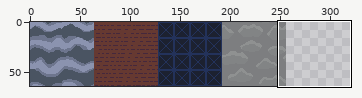
A pixel-art file gets an edit: assets/tile_backgrounds.aseprite. Above: a wide view before the commit, with the close-up outlined.
Close-up. Earlier state:
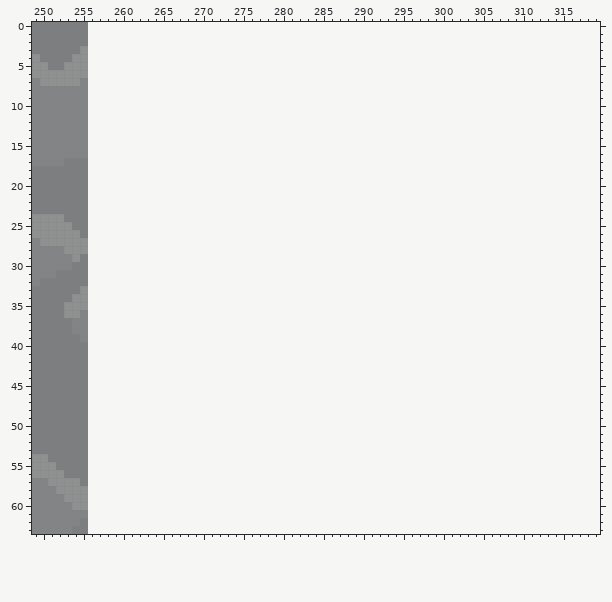
256x64 pixels, 1 frame. Colours within 5 levels of each other are drawn and written as one. Shown: x 249..319, y 0..63. The old version is drawn lined up with the new one, on the new canvas.
Now the later version:
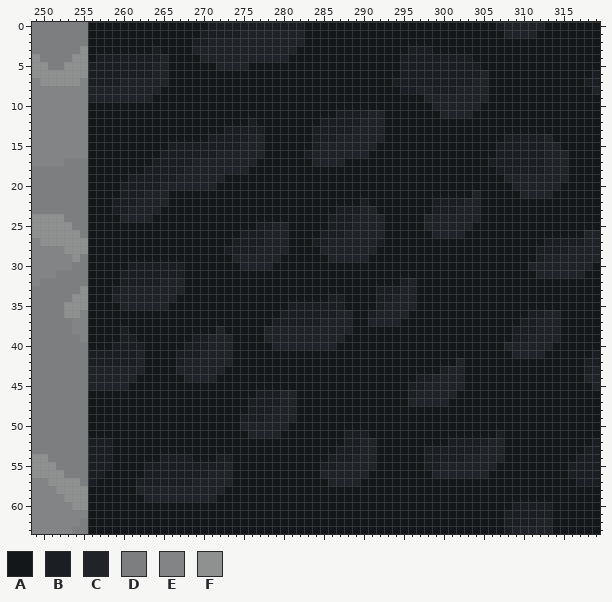
Palette (. is transparent): A #14171a  B #1b1e22  C #202328  D #7d7e80  E #828485  F #8f9191
Diff:
canvas 256x64 -> 320x64
Changed rows in their new state; - is an unchanged pixel.
first column x 256:
 0 AAAAAAAAAAAAAAABBBBBBBBBBBBAAAAAAAAAAAAAAAAAAAAAAAABCCCCCAAAAAAA
 1 AAAAAAAAAAAAAABBBBBCCCCCCCCAAAAAAAAAAAAAAAAAAAAAAAAACCCCAAAAAAAA
 2 AAAAAAAAAAAAABBCCCCCCCCCCCCAAAAAAAAAAAAAAAAAAAAAAAAAAAAAAAAAAAAA
 3 AAAAAAAABAAAACCCCCCCCCCCCCAAAAAAAAAAAAAABBBAAAAAAAAAAAAAAAAAAAAA
 4 ABBBBBBBBCAAAACCCCCCCCCCCAAAAAAAAAAAAAABBBBBBBBBAAAAAAAAAAAAAAAA
 5 BBBBBBBBCCAAAAAACCCCAAAAAAAAAAAAAAAAAAABBBBBBBBBBAAAAAAAAAAAAAAA
 6 BBBBBBBBCCAAAAAAAAAAAAAAAAAAAAAAAAAAAAABBBBBBBBBBCAAAAAAAAAAAAAB
 7 BBBBCCCCCCAAAAAAAAAAAAAAAAAAAAAAAAAAAABBBBBBBBBBCCAAAAAAAAAAAABB
 8 CCCCCCCCCAAAAAAAAAAAAAAAAAAAAAAAAAAAAAABBCCBBBCCCCAAAAAAAAAAAAAC
 9 CCCCCCCCAAAAAAAAAAAAAAAAAAAAAAAAAAAAAAAAAACCCCCCCCAAAAAAAAAAAAAA
10 AAAAAAAAAAAAAAAAAAAAAAAAAAAAAAAAAAAAAAAAAAACCCCCCAAAAAAAAAAAAAAA
11 AAAAAAAAAAAAAAAAAAAAAAAAAAAAAAABBBBCCAAAAAAACCCCAAAAAAAAAAAAAAAA
12 AAAAAAAAAAAAAAAAAAAABAAAAAAAABBBBBCCCAAAAAAAAAAAAAAAAAAAAAAAAAAA
13 AAAAAAAAAAAAAAAAABBBBBAAAAAABBBBBCCCCAAAAAAAAAAAAAAAAAAAAAAAAAAA
14 AAAAAAAAAAAAAAABBBBBCCAAAAAABBBCCCCCCAAAAAAAAAAAAAAABBBBBCAAAAAA
15 AAAAAAAAAABBBBBBBBBCCCAAAAAABCCCCCCCAAAAAAAAAAAAAAABBBBBBCCAAAAA
16 AAAAAAAAABBBBBBBCCCCCCAAAAABCCCCCCCAAAAAAAAAAAAAAAABBBBBBCCCAAAA
17 AAAAAAAABBBBBCCCCCCCCAAAAAAACCCCAAAAAAAAAAAAAAAAAABBBBBBBCCCAAAA
18 AAAAAAABBBBBCCCCCCCCAAAAAAAAAAAAAAAAAAAAAAAAAAAAAAABBBBBBCCCAAAA
19 AAAAABBBBBBCCCCCCAAAAAAAAAAAAAAAAAAAAAAAAAAAAAAAAAAACCCCCCCCAAAA
20 AAAABBBBBCCCCCCCAAAAAAAAAAAAAAAAAAAAAAAAAAAAAAAAAAAAACCCCCCAAAAA
21 AAAABBBCCCAAAAAAAAAAAAAAAAAAAAAAAAAAAAAAAAAAAAAACAAAAACCCCAAAAAA
22 AAABBBCCCCAAAAAAAAAAAAAAAAAAAAAAAABAAAAAAAABBBBCCAAAAAAAAAAAAAAA
23 AAABBCCCCAAAAAAAAAAAAAAAAAAAAAABBBCCAAAAAAABBBCCCAAAAAAAAAAAAAAA
24 AAAACCCCAAAAAAAAAAAAAAAAAAAAAABBBCCCCAAAAACCCCCCCAAAAAAAAAAAAAAA
25 AAAAAAAAAAAAAAAAAAAAABBCCAAAAABBBCCCCAAAAACCCCCCAAAAAAAAAAAAAAAA
26 AAAAAAAAAAAAAAAAAAABBBCCCAAAABBBCCCCCAAAAAACCCCAAAAAAAAAAAAAAACC
27 AAAAAAAAAAAAAAAAAABBBBCCCAAABBCCCCCCBAAAAAAAAAAAAAAAAAAAABBBBBCC
28 AAAAAAAAAAAAAAAAABBBBCCCCAAAACCCCCCCAAAAAAAAAAAAAAAAAAAABBBBCCCC
29 AAAAAAAAAAAAAAAAAACCCCCCAAAAAACCCCCAAAAAAAAAAAAAAAAAAAAABCCCCCCC
30 AAAAABBBBBBBAAAAAAACCCCAAAAAAAAAAAAAAAAAAAAAAAAAAAAAAAACCCCCCCCA
31 AAAABBBBBBBBAAAAAAAAAAAAAAAAAAAAAAAAAAAAAAAAAAAAAAAAAAAACCCCCCAA
32 AAAABBBBBCCCAAAAAAAAAAAAAAAAAAAAAAAAAAABCAAAAAAAAAAAAAAAAAAAAAAA
33 AAABCCCCCCCCAAAAAAAAAAAAAAAAAAAAAAAABBBCCAAAAAAAAAAAAAAAAAAAAAAA
34 AAACCCCCCCCAAAAAAAAAAAAAAAAAAABBAAAABBCCCAAAAAAAAAAAAAAAAAAAAAAA
35 AAAACCCCCCAAAAAAAAAAAAAAABBBBBBBAAAABCCCCAAAAAAAAAAAAAAAAAAAAAAA
36 AAAAAAAAAAAAAAAAAAAAAAAABBBBBBBCCAABCCCCAAAAAAAAAAAAAAABBCCAAAAA
37 AAAAAAAAAAAAAAAAAAAAAAABBBBBBCCCCAACCCCAAAAAAAAAAAAAAABBCCCAAAAA
38 AAAABAAAAAAAAAAACAAAAACCCCCCCCCCCAAAAAAAAAAAAAAAAAAAABBBCCCAAAAA
39 AAAABBAAAAAAABBCCCAAAACCCCCCCCCCAAAAAAAAAAAAAAAAAAAAABBCCCCAAAAA
40 AAABBBBAAAAABBBCCCAAAAACCCCCCCCAAAAAAAAAAAAAAAAAAAAACCCCCCAAAAAA
41 BBBBBBCAAAABBBCCCCAAAAAAAAAAAAAAAAAAAAAAAAAAAAAAAAAAACCCCAAAAAAB
42 BBBBBBCAAAABCCCCCCAAAAAAAAAAAAAAAAAAAAAAAAAAAACAAAAAAAAAAAAAAABB
43 CCCCCCCAAAACCCCCCAAAAAAAAAAAAAAAAAAAAAAAAAAABCCAAAAAAAAAAAAAAABC
44 CCCCCCAAAAAACCCCAAAAAAAAAAAAAAAAAAAAAAAAABBCCCCAAAAAAAAAAAAAAACC
45 CCCCCAAAAAAAAAAAAAAAAAAAAAAAAAAAAAAAAAAABBCCCCCAAAAAAAAAAAAAAAAC
46 AAAAAAAAAAAAAAAAAAAAABBBCCAAAAAAAAAAAAAABCCCCCAAAAAAAAAAAAAAAAAA
47 AAAAAAAAAAAAAAAAAAAABBBBCCAAAAAAAAAAAAAACCCCCAAAAAAAAAAAAAAAAAAA
48 AAAAAAAAAAAAAAAAAAAABBBCCCAAAAAAAAAAAAAAAAAAAAAAAAAAAAAAAAAAAAAA
49 AAAAAAAAAAAAAAAAAAABBBCCCCAAAAAAAAAAAAAAAAAAAAAAAAAAAAAAAAAAAAAA
50 AAAAAAAAAAAAAAAAAAACCCCCCAAAAAAAAAAAAAAAAAAAAAAAAAAAAAAAAAAAAAAA
51 AAAAAAAAAAAAAAAAAAAACCCCAAAAAAAABBBAAAAAAAAAAAAAAAABAAAAAAAAAAAA
52 BBBAAAAAAAAAAAAAAAAAAAAAAAAAAAAABBCCAAAAAAAAABBBBBCCAAAAAAAAAAAB
53 BBBAAAAAAAAAAAAAAAAAAAAAAAAAAAABBBCCAAAAAABBBBBBBCCCAAAAAAAAAABB
54 BBBAAAAAABBBBAAABBAAAAAAAAAAAABBBCCCAAAAAABBBBBCCCCCAAAAAAAAABBB
55 BBBAAAABBBBBBBBBBCAAAAAAAAAAABBCCCCCAAAAAABBCCCCCCCAAAAAAAAABBBB
56 BBAAAAABBBBBBBBCCCAAAAAAAAAAACCCCCCAAAAAAAACCCCCCCAAAAAAAAAABBBB
57 BAAAAABBBBBBBCCCCCAAAAAAAAAAAACCCCAAAAAAAAAAAAAAAAAAAAAAAAAAABBB
58 AAAAAACCCCCCCCCCCAAAAAAAAAAAAAAAAAAAAAAAAAAAAAAAAAAAAAAAAAAAAAAA
59 AAAAAAACCCCCCCCCAAAAAAAAAAAAAAAAAAAAAAAAAAAAAAAAAAAAAAAAAAAAAAAA
60 AAAAAAAAAAAAAAAAAAAAAAAAAAAAAAAAAAAAAAAAAAAAAAAAAAAAABBBBBAAAAAA
61 AAAAAAAAAAAAAAAAAAAAAAAAAAAAAAAAAAAAAAAAAAAAAAAAAAAABBBBBBAAAAAA
62 AAAAAAAAAAAAAAAAAAAAAAAAAAAAAAAAAAAAAAAAAAAAAAAAAAAABBBBCCAAAAAA
63 AAAAAAAAAAAAAAAAAAAAAAAAAAAAAAAAAAAAAAAAAAAAAAAAAAAABCCCCCAAAAAA
